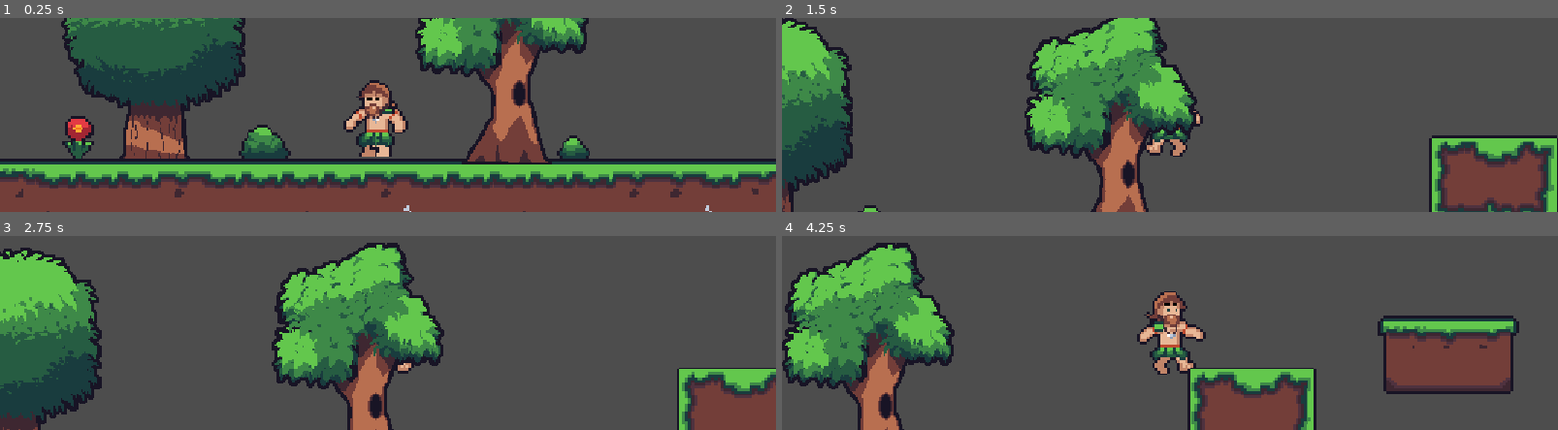
Above: before the commit, frames 1-4 (two rows, left to right).
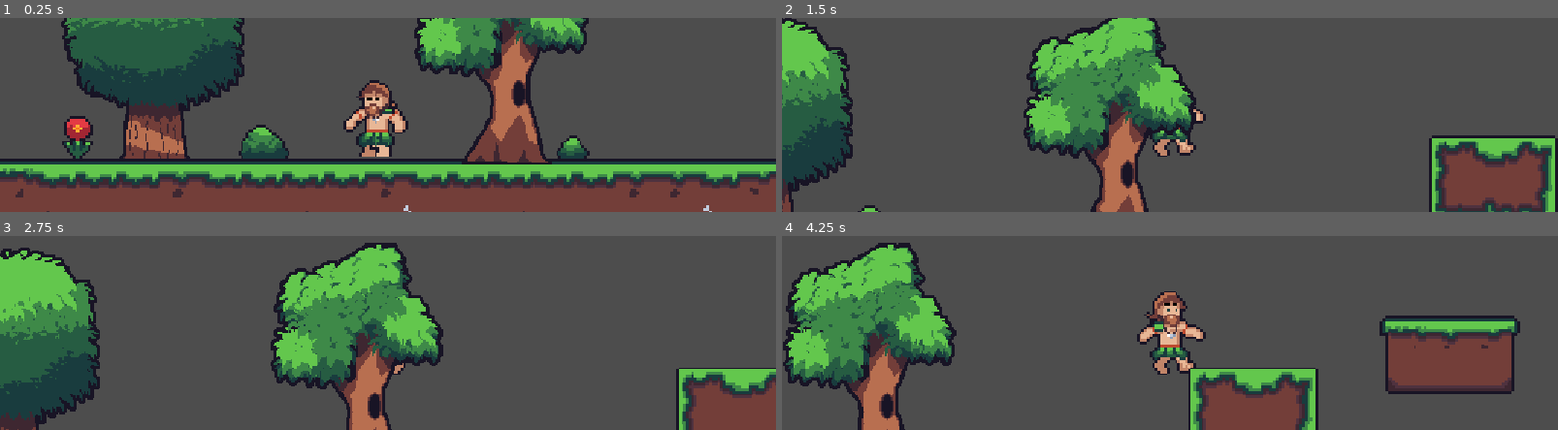
Above: after the commit, the same moments.

Repository: Juliocesar043/Homem-Primitivo
Game: Godot game, scene res://scene/game.tscn
The game is run twice, just before and just after one commit, with the same random seed, the same clock (stepped at 60 frames per second) and the same inputs.
Inputs:
- Up to frame 1 (0.25 s): no input
- Up to frame 2 (1.5 s): tap Enter (ui_accept) at 0.5, 0.77, 0.8, 1.07, 1.35 s; hold Right (ui_right) from 0.53 s (still down); tap F (interagir) at 0.6 s
- Up to frame 3 (2.75 s): tap Enter (ui_accept) at 1.52, 1.82, 2.3 s; tap F (interagir) at 1.55, 2.1 s; release Right (ui_right) at 2.03 s; hold Left (ui_left) from 2.03 s (still down)
- Up to frame 4 (4.25 s): release Left (ui_left) at 2.78 s; hold Right (ui_right) from 2.78 s (still down); tap F (interagir) at 2.85 s; tap Enter (ui_accept) at 3.02, 3.32, 3.6, 3.77, 4.07 s

The runs differ from the first frame. In frame 1, 2.6% of the frame differs, in the area x 0-100%, y 0-100%; in frame 2, 2.8%; in frame 3, 3.2%; in frame 4, 3.7%, in the area x 0-96%, y 3-100%.

Commit message:
Correção no codigo na direcao do pulo

Diff:
--- a/project.godot
+++ b/project.godot
@@ -14,6 +14,10 @@
 run/main_scene="uid://du1cg3b1v5yu"
 config/features=PackedStringArray("4.7", "Forward Plus")
 config/icon="res://icon.svg"
+
+[autoload]
+
+AudioManager="*uid://bli7haesq5n3u"
 
 [display]
 
--- a/scene/game.tscn
+++ b/scene/game.tscn
@@ -10,18 +10,23 @@
 4:1/size_in_atlas = Vector2i(2, 2)
 4:1/0 = 0
 4:1/0/physics_layer_0/polygon_0/points = PackedVector2Array(-4.011296, -4.011296, 64, -4, 64.05134, 64.05134, -3.9789472, 63.954292)
+4:1/0/custom_data_0 = "grama"
 6:1/size_in_atlas = Vector2i(1, 2)
 6:1/0 = 0
 6:1/0/physics_layer_0/polygon_0/points = PackedVector2Array(-32, -4, 32, -4, 31.96963, 64.03398, -32, 64)
+6:1/0/custom_data_0 = "grama"
 7:1/size_in_atlas = Vector2i(1, 2)
 7:1/0 = 0
 7:1/0/physics_layer_0/polygon_0/points = PackedVector2Array(-32, -4, 32, -4, 32, 64, -32, 64)
+7:1/0/custom_data_0 = "grama"
 8:1/size_in_atlas = Vector2i(1, 2)
 8:1/0 = 0
 8:1/0/physics_layer_0/polygon_0/points = PackedVector2Array(-32, -4, 32, -4, 32, 64, -32, 64)
+8:1/0/custom_data_0 = "grama"
 9:1/size_in_atlas = Vector2i(2, 2)
 9:1/0 = 0
 9:1/0/physics_layer_0/polygon_0/points = PackedVector2Array(-64, -4, 8, -4, 8, 64, -64, 64)
+9:1/0/custom_data_0 = "grama"
 9:3/size_in_atlas = Vector2i(2, 1)
 9:3/0 = 0
 9:4/size_in_atlas = Vector2i(2, 1)
@@ -41,12 +46,15 @@
 11:1/size_in_atlas = Vector2i(2, 2)
 11:1/0 = 0
 11:1/0/physics_layer_0/polygon_0/points = PackedVector2Array(-4, -4, 64, -4, 64, 64, -4, 64)
+11:1/0/custom_data_0 = "grama"
 14:1/size_in_atlas = Vector2i(1, 2)
 14:1/0 = 0
 14:1/0/physics_layer_0/polygon_0/points = PackedVector2Array(-32, -4, 32, -4, 32, 64, -32, 64)
+14:1/0/custom_data_0 = "grama"
 16:1/size_in_atlas = Vector2i(2, 2)
 16:1/0 = 0
 16:1/0/physics_layer_0/polygon_0/points = PackedVector2Array(4, -4, 4, 64, -64, 64, -64, -4)
+16:1/0/custom_data_0 = "grama"
 16:4/size_in_atlas = Vector2i(2, 1)
 16:4/0 = 0
 16:6/size_in_atlas = Vector2i(2, 2)
@@ -75,6 +83,8 @@
 
 [sub_resource type="TileSet" id="TileSet_hdgg5"]
 physics_layer_0/collision_layer = 1
+custom_data_layer_0/name = "tipoChao"
+custom_data_layer_0/type = 4
 sources/0 = SubResource("TileSetAtlasSource_33cqm")
 sources/2 = SubResource("TileSetAtlasSource_xwcet")
 
@@ -84,6 +94,5 @@
 position = Vector2(583, 0)
 
 [node name="TileMapLayer" type="TileMapLayer" parent="." unique_id=108387093]
-position = Vector2(1, 0)
 tile_map_data = PackedByteArray("AAD//wUAAAAEAAEAAABLAAUAAAAJAAEAAABFAAUAAAAIAAEAAABBAAUAAAAHAAEAAAA9AAUAAAAHAAEAAAA5AA …(1936 unchanged characters)…
 tile_set = SubResource("TileSet_hdgg5")
--- /dev/null
+++ b/scripts/audioManager.gd
@@ -0,0 +1,30 @@
+extends Node
+
+# Um dicionário guardando os nomes dos sons e seus respectivos arquivos
+var sons = {
+	"pulo": preload("res://sounds/jump.wav"),
+	"interagir": preload("res://sounds/interagir.wav"),
+	"andarGrama": preload("res://sounds/Grama.wav")
+}
+
+func tocar_som(nome_do_som: String, variar_pitch: bool = false):
+	# Verifica se o som existe no dicionário
+	if not sons.has(nome_do_som):
+		print("Erro: O som '", nome_do_som, "' não foi encontrado no AudioManager.")
+		return
+
+	# Cria um novo AudioStreamPlayer via código
+	var player = AudioStreamPlayer.new()
+	player.stream = sons[nome_do_som]
+
+	if variar_pitch:
+		# Sorteia um valor entre 0.85 (mais grave/lento) e 1.15 (mais agudo/rápido)
+		# O valor padrão normal é 1.0
+		player.pitch_scale = randf_range(0.85, 1.15)
+
+	# Adiciona o player na árvore do jogo para ele poder tocar
+	add_child(player)
+	player.play()
+
+	# Assim que o som terminar de tocar, o nó se deleta automaticamente da memória
+	player.finished.connect(player.queue_free)
--- a/scripts/player.gd
+++ b/scripts/player.gd
@@ -1,12 +1,14 @@
 extends CharacterBody2D
 
 @onready var anim: AnimatedSprite2D = $AnimatedSprite2D
-@onready var somPulo: AudioStreamPlayer2D = $AudioStreamPlayer2D
+@onready var ray_cast = $RayCast2D
 
 var was_in_air: bool = false
 var is_landing: bool = false
 var is_interacting: bool = false
 var estaMovendo: bool = false
+var tempo_passo: float = 0.0
+var intervalo_passo: float = 0.35
 
 const SPEED = 300.0
 const JUMP_VELOCITY = -600.0
@@ -20,12 +22,13 @@
 
 	if Input.is_action_just_pressed("interagir") and is_on_floor() and not is_interacting:
 		is_interacting = true
+		AudioManager.tocar_som("interagir")
 
 
 	# Lida com o pulo
 	if Input.is_action_just_pressed("ui_accept") and is_on_floor():
 		velocity.y = JUMP_VELOCITY
-		somPulo.play()
+		AudioManager.tocar_som("pulo", true)
 
 	# Pega a direção e lida com o movimento
 	var direction := Input.get_axis("ui_left", "ui_right")
@@ -36,6 +39,10 @@
 
 	move_and_slide()
 
+	if is_on_floor() and velocity.x != 0:
+		estaMovendo = true
+
+
 	# Detecta o exato momento em que ele encosta no chão
 	if is_on_floor() and was_in_air:
 		is_landing = true
@@ -44,16 +51,21 @@
 	# Atualiza a variável para o próximo frame
 	was_in_air = not is_on_floor()
 
-	# Detecta quando está se movendo
-	if velocity.x != 0:
-		estaMovendo = true
 
 	# Lógica de transição de animações padrão
 	if not is_on_floor():
 		if velocity.y < 0:
 			anim.play("jump")
+			if direction > 0:
+				anim.flip_h = true
+			elif direction < 0:
+				anim.flip_h = false
 		else:
 			anim.play("fall")
+			if direction > 0:
+				anim.flip_h = true
+			elif direction < 0:
+				anim.flip_h = false
 	else:
 		if is_landing:
 			if velocity.x != 0:
Not shown, added: scripts/audioManager.gd.uid
Not shown, added: sounds/Grama.wav
